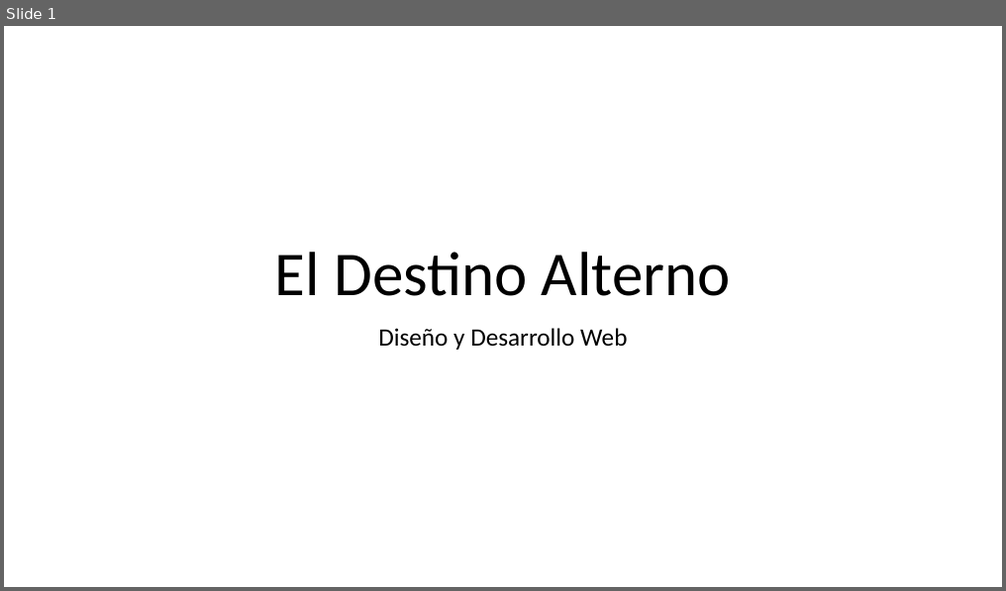
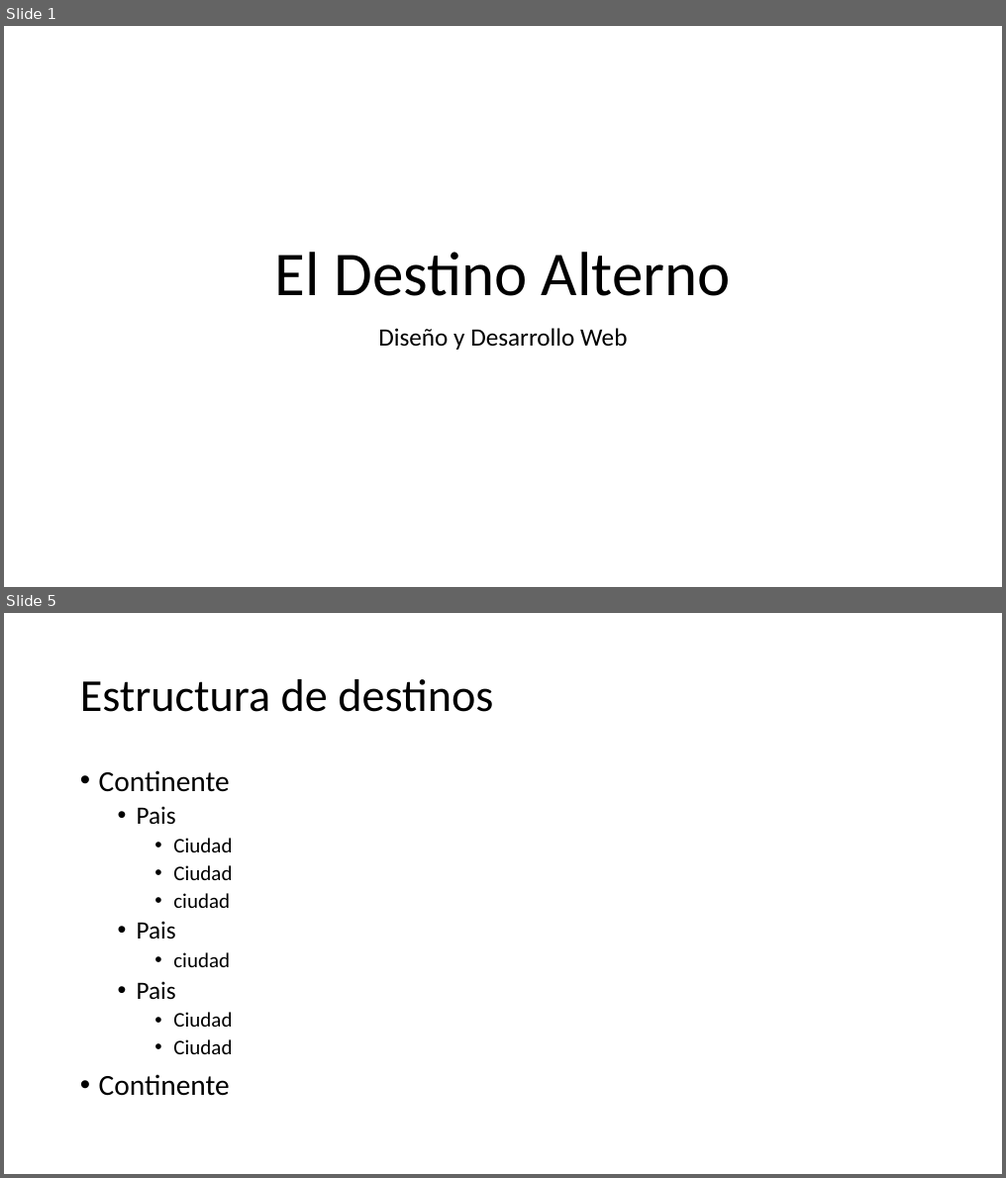
Before and after one commit to dominique120/1684, a slide deck: El Destino Alterno.pptx. Shown one above the other, each under a label of ours: slide 1 before the commit, slides 1 and 5 after it; the slides between them are not shown. The pictures are 1006x591 and 1006x1178 pixels, drawn with LibreOffice and Linux fonts; fonts in the diff are those of the drawing. Boxes give left, top, right and bottom in pixels: in the first picture for what was removed or moved away, otherwise in the second. Text is boxed around its words. In the diff, an @@ line names an element or a change of style, - is before the commit and + after.

```diff
--- a/El Destino Alterno.pptx
+++ b/El Destino Alterno.pptx
@@ slide 5 added at [4, 613, 1002, 1174], background #FFFFFF @@
@@ title added at [80, 679, 493, 712], 44 pt, text #000000 @@
+Estructura de destinos
@@ text added at [99, 770, 232, 1096], 20 pt, text #000000 @@
+• Continente
+  • Pais
+    • Ciudad
+    • Ciudad
+    • ciudad
+  • Pais
+    • ciudad
+  • Pais
+    • Ciudad
+    • Ciudad
+• Continente
```
Also in this commit, not shown: 1 slide changed, 2 other slides added.
